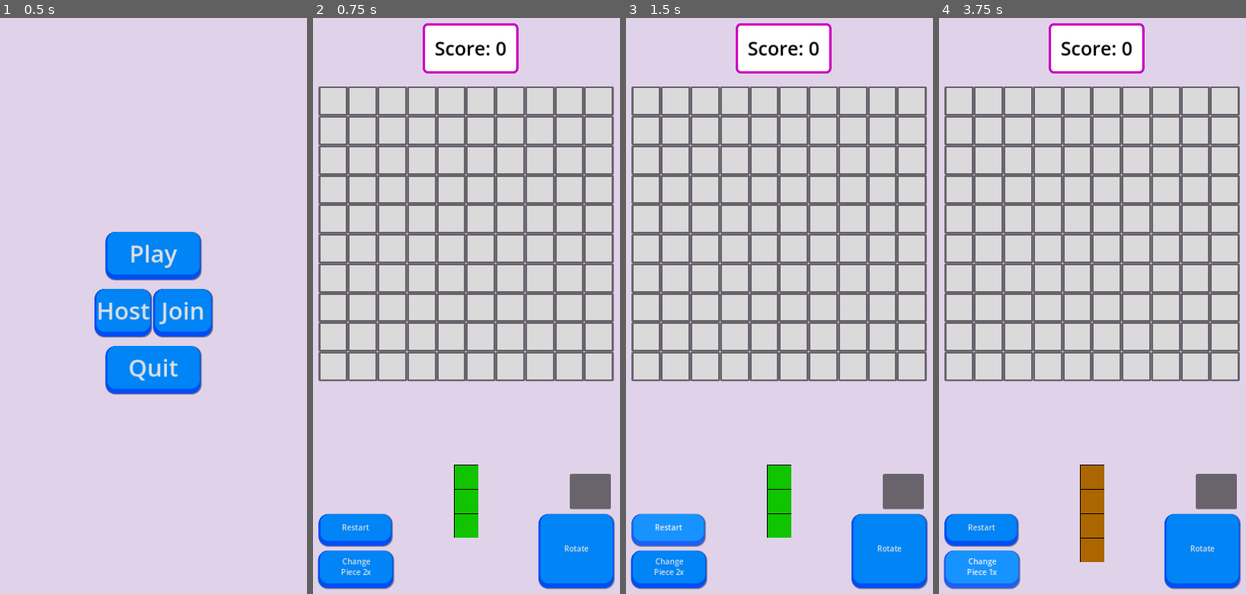
Above: before the commit, frames 1-4 (left to right).
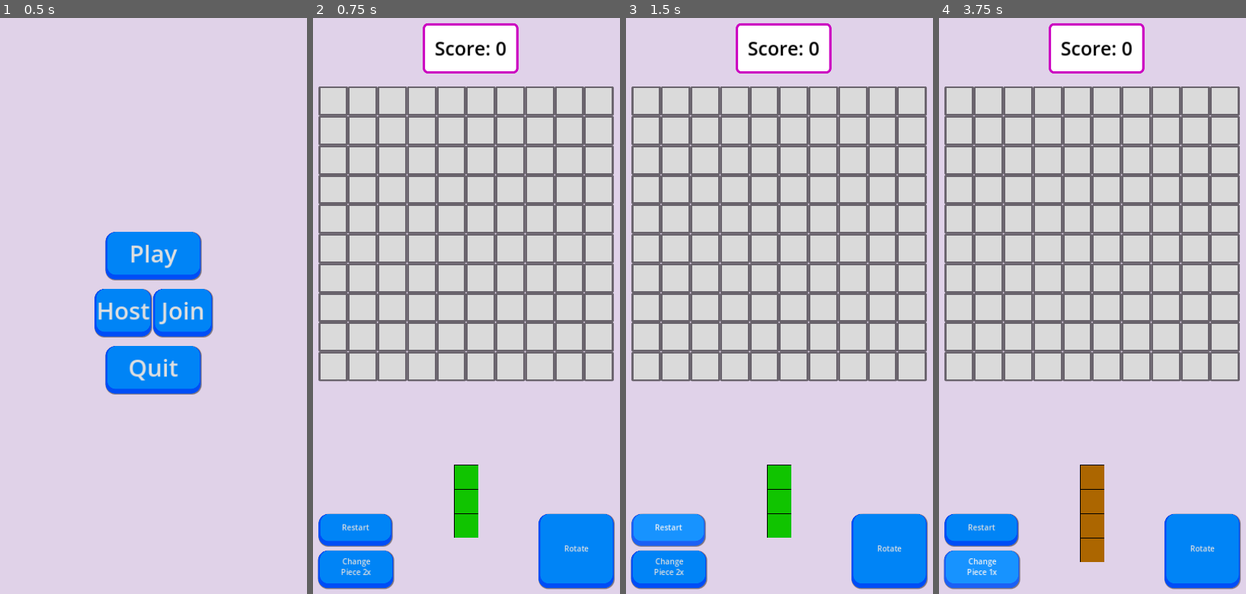
Above: after the commit, the same moments.

Repository: Awe0/Color-Jam
Game: Godot game, scene res://Scenes/Menu.tscn
Same seed, same stepped clock (60 frames per second), same inputs: the game is played once before the commit and once after it.
Inputs:
- Up to frame 1 (0.5 s): no input
- Up to frame 2 (0.75 s): click "Play" at 0.5 s
- Up to frame 3 (1.5 s): click "Restart" at 1.25 s
- Up to frame 4 (3.75 s): click "Restart" at 2 s; click "Restart" at 2.75 s; click "Change Piece 2x" at 3.5 s

Frame 1 is identical in both runs. In frame 2, 0.8% of the frame differs, in the area x 83-98%, y 79-86%; in frame 3, 0.8%; in frame 4, 0.8%.

Commit message:
add 0.8.1

Diff:
--- a/Scenes/Game.tscn
+++ b/Scenes/Game.tscn
@@ -72,6 +72,7 @@
 text = "Score: 0"
 
 [node name="Upgrade" type="Button" parent="."]
+visible = false
 layout_mode = 0
 offset_left = 578.0
 offset_top = 978.0
--- a/Scripts/game.gd
+++ b/Scripts/game.gd
@@ -54,8 +54,9 @@
 	if selected_color:
 		place_color(i, j)
 		if not check_grid(selected_color):
-			game_over.visible = true
-			hide_all_buttons()
+			if attempt <= 0:
+				game_over.visible = true
+				hide_all_buttons()
 	else:
 		return
 
Not shown, changed: export_presets.cfg
Not shown, added: Releases/0.8/ColorJam!.apk
Not shown, added: Releases/0.8/ColorJam!.apk.idsig
Not shown, added: Releases/latest-0.8.1/ColorJam!.apk
Not shown, added: Releases/latest-0.8.1/ColorJam!.apk.idsig
Not shown, changed: Releases/latest-0.8/ColorJam!.apk
Not shown, removed: Releases/latest-0.8/ColorJam!.apk.idsig
